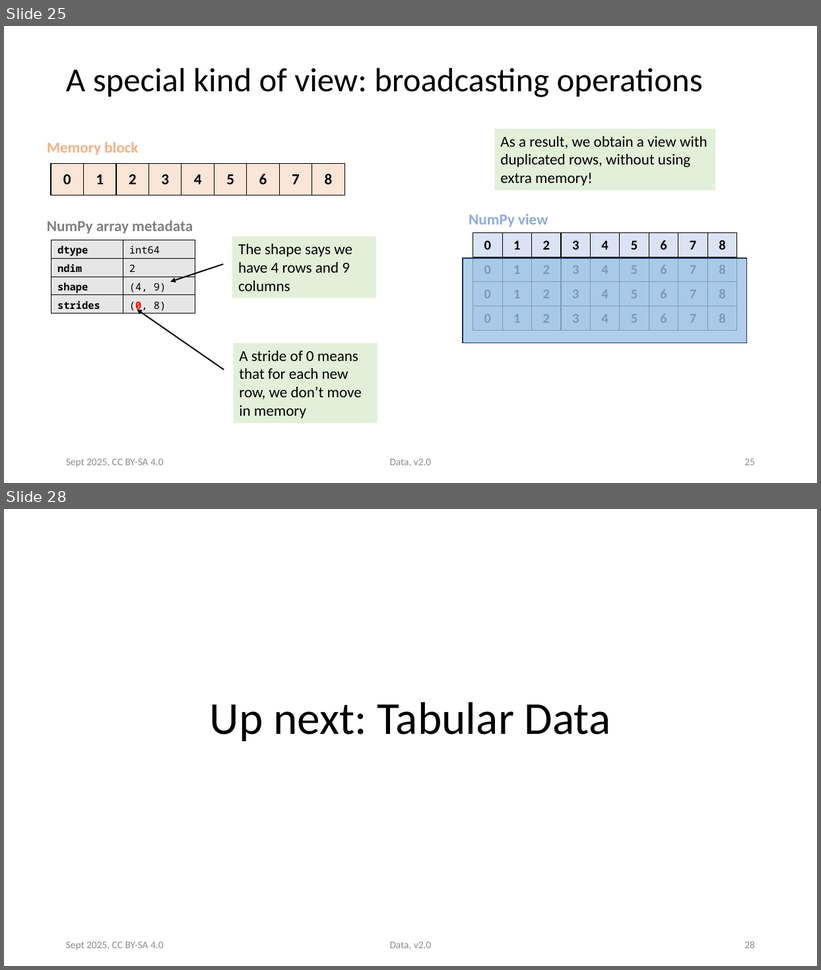
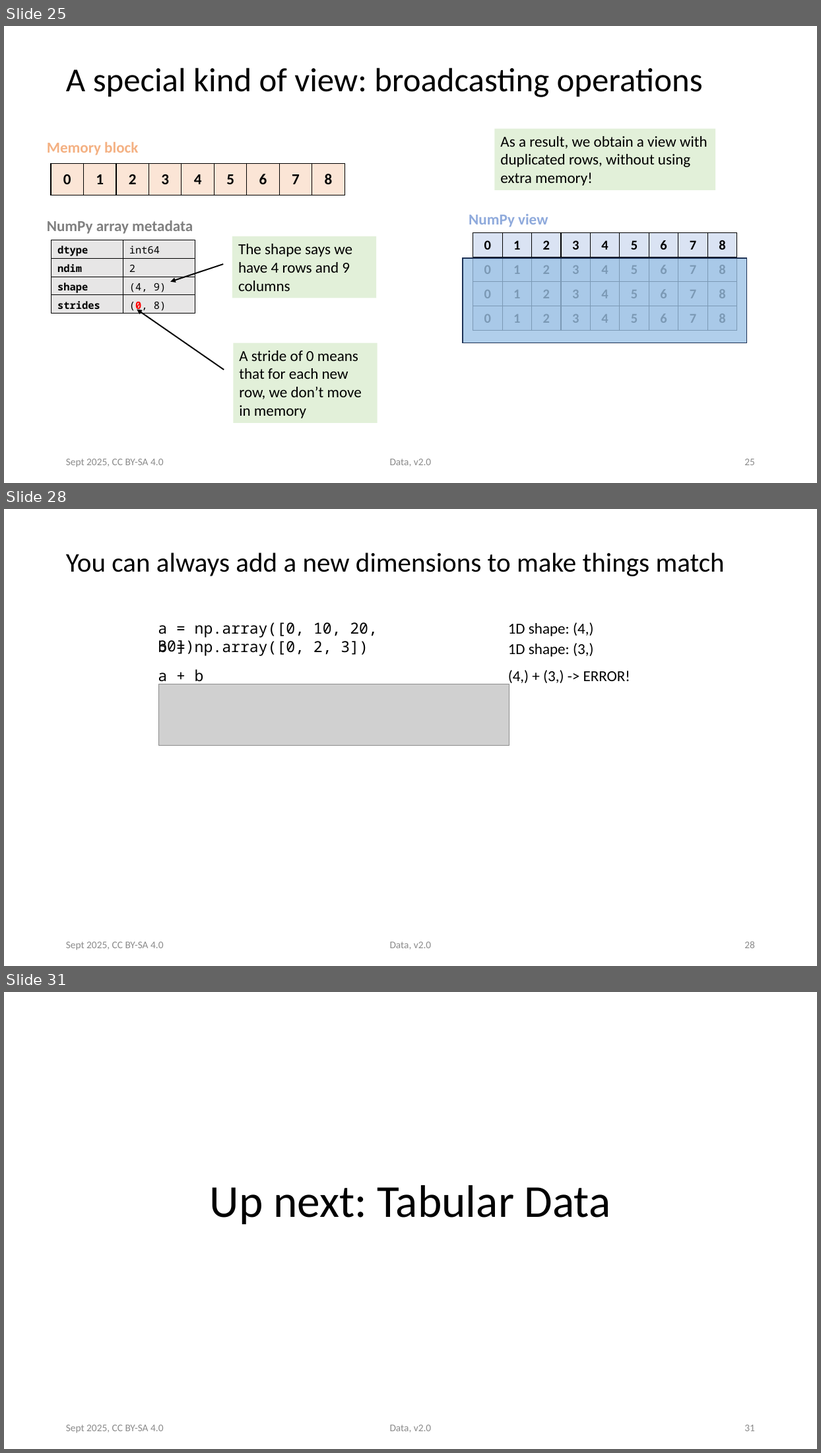
Before and after one commit to victoris93/data_class, a slide deck: numpy.pptx. Shown one above the other, each under a label of ours: slides 25 and 28 before the commit, slides 25, 28 and 31 after it; the slides between them are not shown. The pictures are 821x970 and 821x1453 pixels, drawn with LibreOffice and Linux fonts; fonts in the diff are those of the drawing; grey boxes stand for pictures. Boxes give left, top, right and bottom in pixels: in the first picture for what was removed or moved away, otherwise in the second. Text is boxed around its words. In the diff, an @@ line names an element or a change of style, - is before the commit and + after.

```diff
--- a/numpy.pptx
+++ b/numpy.pptx
@@ slide 28 added at [4,509,817,966], background #FFFFFF @@
@@ title added at [66,553,725,576], 32 pt, text #000000 @@
+You can always add a new dimensions to make things match
@@ text added at [158,623,378,654], 18 pt, text #000000 @@
+a = np.array([0, 10, 20, 30])
@@ text added at [508,623,593,636], 18 pt, text #000000 @@
+1D shape: (4,)
@@ text added at [158,640,368,656], 18 pt, text #000000 @@
+b = np.array([0, 2, 3])
@@ text added at [508,643,593,657], 18 pt, text #000000 @@
+1D shape: (3,)
@@ text added at [158,669,204,685], 18 pt, text #000000 @@
+a + b
@@ picture added at [159,684,510,746] @@
@@ text added at [508,670,630,686], 18 pt, text #000000 @@
+(4,) + (3,) -> ERROR!
@@ text added at [66,942,163,951], 12 pt, text #8C8C8C @@
+Sept 2025, CC BY-SA 4.0
@@ text added at [390,942,431,950], 12 pt, text #8C8C8C @@
+Data, v2.0
@@ page number added at [745,941,755,949], 12 pt, text #8C8C8C @@
+28
@@ what was slide 28 is now slide 31 @@
@@ page number at [745,1425,755,1432]: text changed @@
-28
+31
```
Also in this commit, not shown: 5 slides changed, 2 other slides added, 2 other files.
